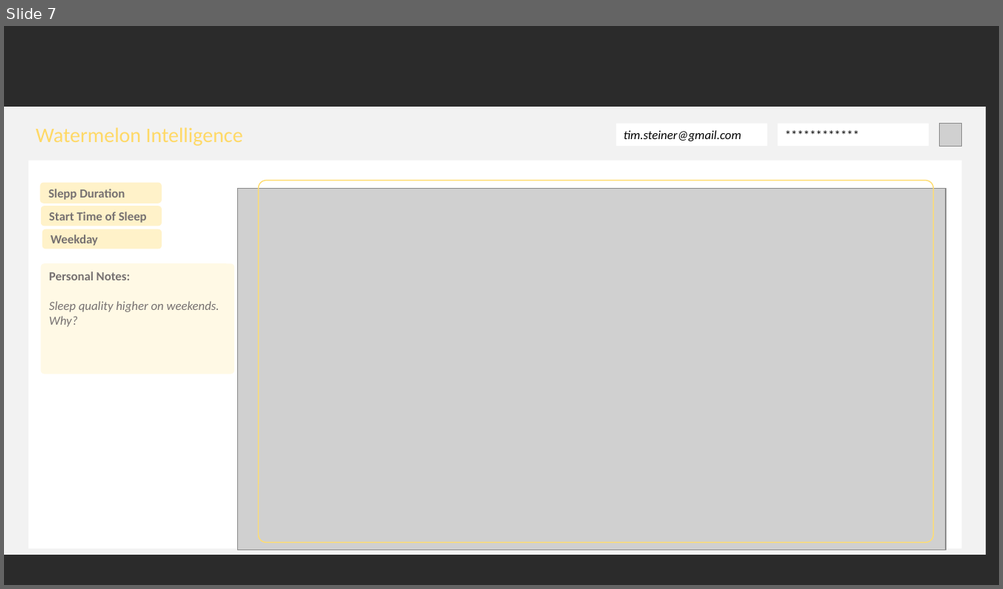
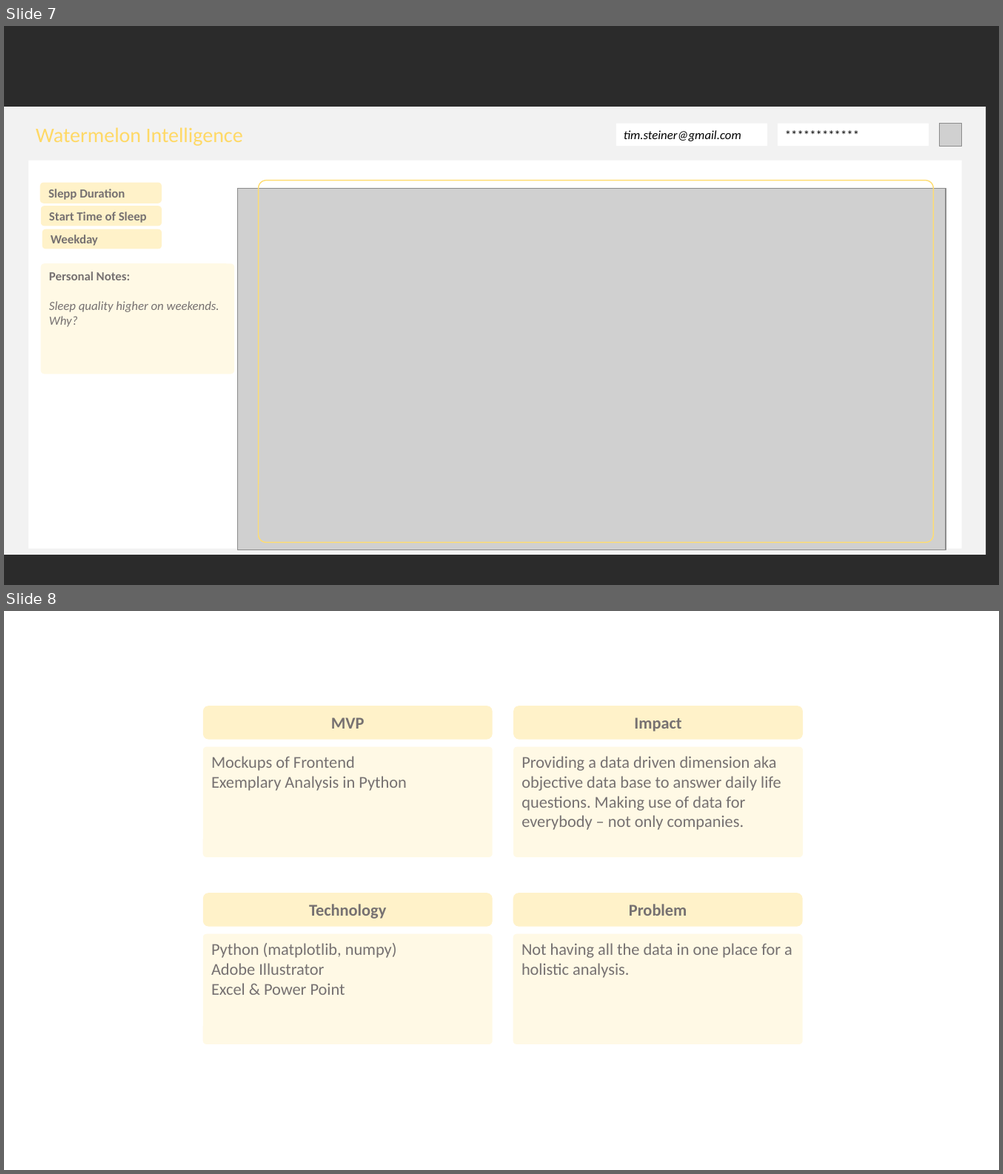
Before and after one commit to kochjh/watermelon, a slide deck: Presentation_Watermelon Intelligence_2.pptx. Shown one above the other, each under a label of ours: slide 7 before the commit, slides 7 and 8 after it. The pictures are 1003x589 and 1003x1174 pixels, drawn with LibreOffice and Linux fonts; fonts in the diff are those of the drawing; grey boxes stand for pictures; background and template pictures are left out; a plain dark background stands for a picture behind light text. Boxes give left, top, right and bottom in pixels: in the first picture for what was removed or moved away, otherwise in the second. Text is boxed around its words. In the diff, an @@ line names an element or a change of style, - is before the commit and + after.

Commit message:
Add files via upload
Updated Heikes Presentation.

```diff
--- a/Presentation_Watermelon Intelligence_2.pptx
+++ b/Presentation_Watermelon Intelligence_2.pptx
@@ slide 8 added at (4, 611, 999, 1170), background #FFFFFF @@
@@ rounded rectangle added at (203, 706, 492, 739), fill #FFF2C9, 16 pt, text #767171, bold @@
+MVP
@@ rounded rectangle added at (514, 706, 803, 739), fill #FFF2C9, 16 pt, text #767171, bold @@
+Impact
@@ rounded rectangle added at (203, 747, 492, 857), fill #FFF9E5, 16 pt, text #767171 @@
+Mockups of Frontend
+Exemplary Analysis in Python
@@ rounded rectangle added at (514, 747, 803, 857), fill #FFF9E5, 16 pt, text #767171 @@
+Providing a data driven dimension aka objective data base to answer daily life questions. Making use of data for everybody – not only companies.
@@ rounded rectangle added at (203, 893, 492, 926), fill #FFF2C9, 16 pt, text #767171, bold @@
+Technology
@@ rounded rectangle added at (513, 893, 802, 926), fill #FFF2C9, 16 pt, text #767171, bold @@
+Problem
@@ rounded rectangle added at (203, 934, 492, 1045), fill #FFF9E5, 16 pt, text #767171 @@
+Python (matplotlib, numpy)
+Adobe Illustrator
+Excel & Power Point
@@ rounded rectangle added at (513, 934, 802, 1045), fill #FFF9E5, 16 pt, text #767171 @@
+Not having all the data in one place for a holistic analysis.
```
